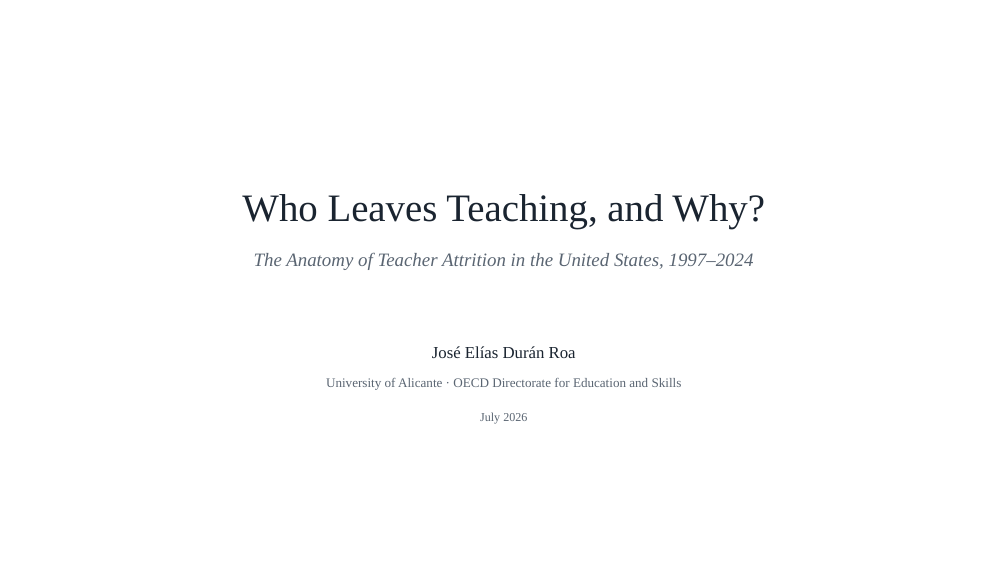
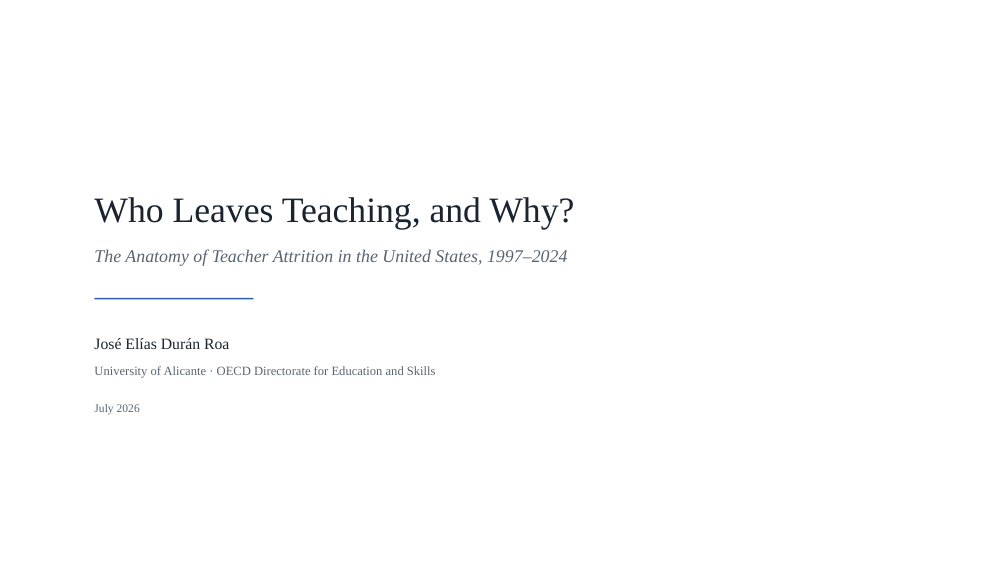
Before and after one commit to jedr1-ship-it/Alternative-Pathways----Quant, a slide deck: slide 1 of report/teacher_attrition_figures.pptx. Drawn at 1008x567 pixels with LibreOffice and Linux fonts; fonts in the diff are those of the drawing. Boxes give left, top, right and bottom in pixels: in the first picture for what was removed or moved away, otherwise in the second. Text is boxed around its words. In the diff, an @@ line names an element or a change of style, - is before the commit and + after.

```diff
--- a/report/teacher_attrition_figures.pptx
+++ b/report/teacher_attrition_figures.pptx
@@ text "Who Leaves Teaching, and Why?": place and size @@
-text "Who Leaves Teaching, and Why?" at [242,194,765,229]
+text "Who Leaves Teaching, and Why?" at [94,197,574,229]
@@ text "Who Leaves Teaching, and Why?" at [94,197,574,229]: size 37 to 34 pt; alignment centre to left @@
@@ text "The Anatomy of Teacher Attrition ...": place and size @@
-text "The Anatomy of Teacher Attrition ..." at [254,253,754,270]
+text "The Anatomy of Teacher Attrition ..." at [94,249,567,266]
@@ text "The Anatomy of Teacher Attrition ..." at [94,249,567,266]: size 18 to 17 pt; alignment centre to left @@
@@ line added from (95, 299) to (253, 299), #2A5DB0 1.5 pt @@
@@ text "José Elías Durán Roa": place and size @@
-text "José Elías Durán Roa" at [432,346,576,358]
+text "José Elías Durán Roa" at [94,338,229,349]
@@ text "José Elías Durán Roa" at [94,338,229,349]: size 16 to 15 pt; alignment centre to left @@
@@ text "University of Alicante · OECD ...": place and size @@
-text "University of Alicante · OECD ..." at [326,378,682,390]
+text "University of Alicante · OECD ..." at [94,366,436,378]
@@ text "University of Alicante · OECD ..." at [94,366,436,378]: size 12.5 to 12 pt; alignment centre to left @@
@@ text "July 2026": place and size @@
-text "July 2026" at [480,412,527,424]
+text "July 2026" at [94,404,140,415]
@@ text "July 2026" at [94,404,140,415]: size 11.5 to 11 pt; alignment centre to left @@
```
Also in this commit, not shown: 1 other slide changed.
